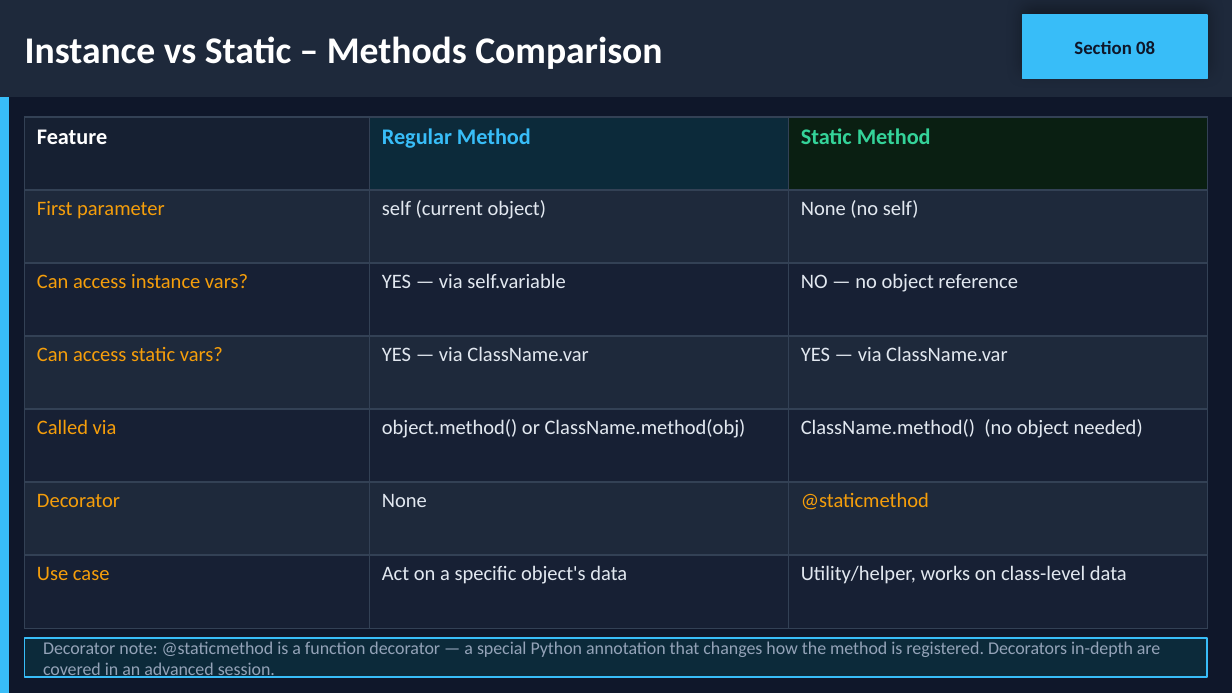
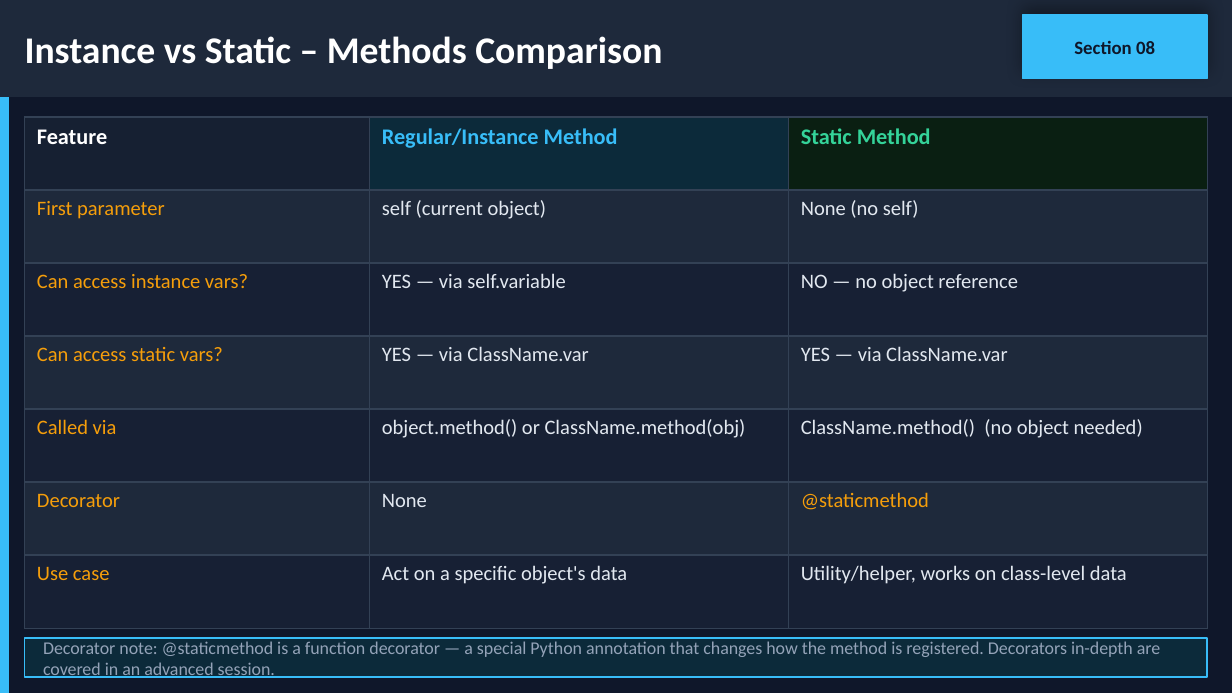
Before and after one commit to Prashant6306/Python_Topics, a slide deck: slide 12 of 13.class_and_objects_4_and_5_mar/OOP_Python_PPTX_Part2.pptx. Drawn at 1232x693 pixels with LibreOffice and Linux fonts; fonts in the diff are those of the drawing. Boxes give left, top, right and bottom in pixels: in the first picture for what was removed or moved away, otherwise in the second. Text is boxed around its words. In the diff, an @@ line names an element or a change of style, - is before the commit and + after.

Commit message:
5 march instance variable, methods and state variables and methods

```diff
--- a/13.class_and_objects_4_and_5_mar/OOP_Python_PPTX_Part2.pptx
+++ b/13.class_and_objects_4_and_5_mar/OOP_Python_PPTX_Part2.pptx
@@ table at <box>25,117,1207,628</box> @@
-row 1, column 2: Regular Method
+row 1, column 2: Regular/Instance Method
```
Also in this commit, not shown: 1 other slide changed, 5 other files.
